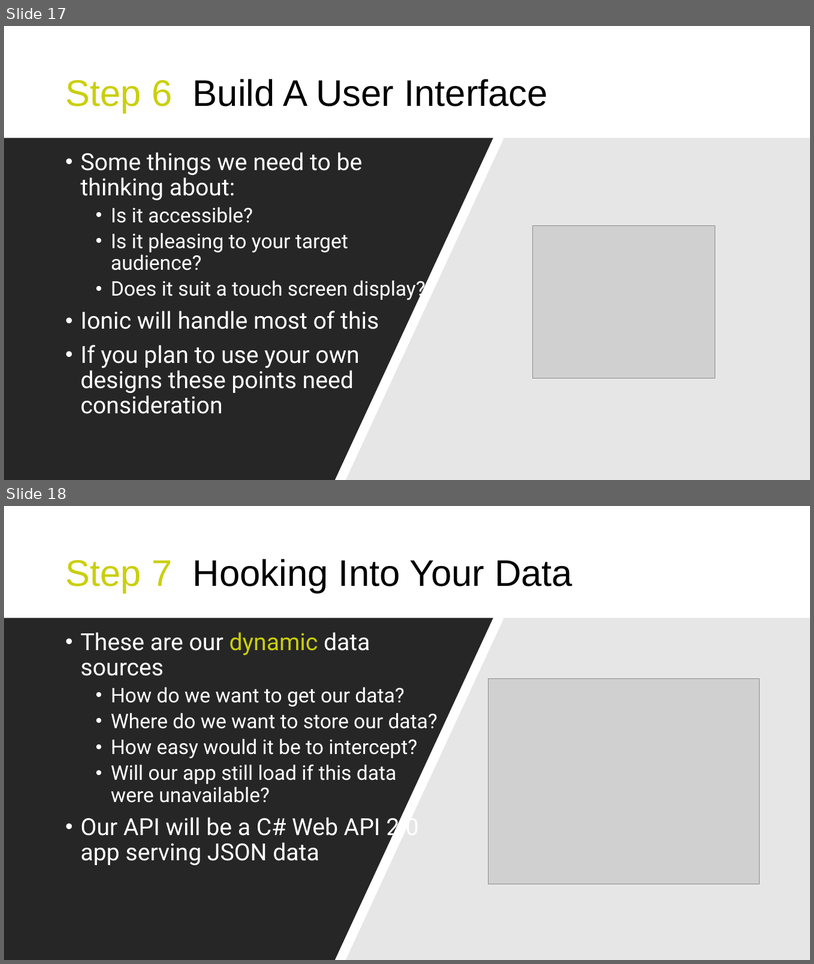
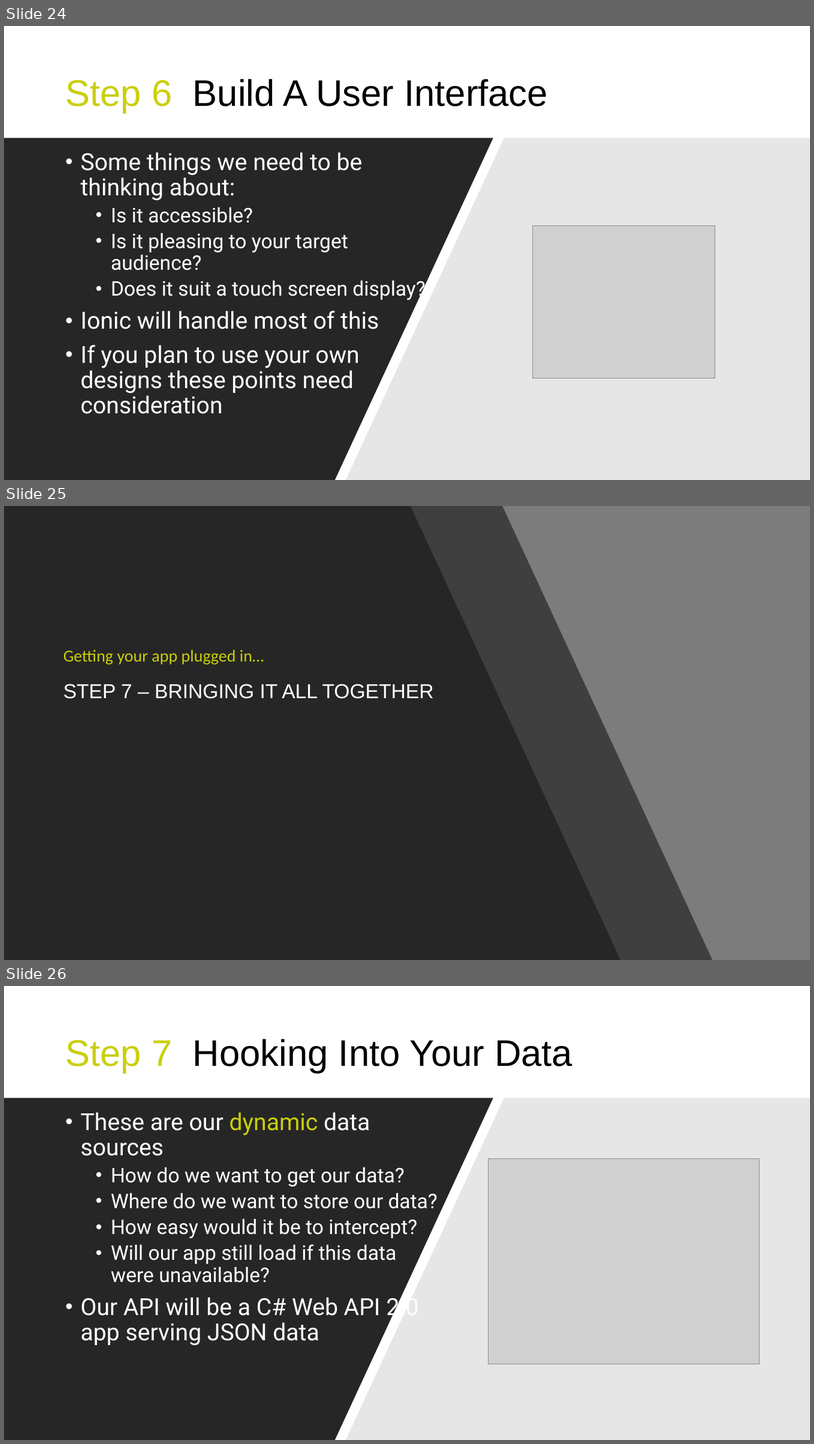
Before and after one commit to WebDevelopWolf/Training, a slide deck: Udemy/Lecture 1 - Application Design/Application Design - Screen.pptx. Shown one above the other, each under a label of ours: slides 17 and 18 before the commit, slides 24, 25 and 26 after it. The pictures are 814x964 and 814x1444 pixels, drawn with LibreOffice and Linux fonts; fonts in the diff are those of the drawing; grey boxes stand for pictures. Boxes give left, top, right and bottom in pixels: in the first picture for what was removed or moved away, otherwise in the second. Text is boxed around its words. In the diff, an @@ line names an element or a change of style, - is before the commit and + after.

```diff
--- a/Udemy/Lecture 1 - Application Design/Application Design - Screen.pptx
+++ b/Udemy/Lecture 1 - Application Design/Application Design - Screen.pptx
@@ slide 25 added at box(4, 506, 810, 960), background #7C7C7C; not listed: 1 template element that a slide beside it also shows @@
@@ rectangle added at box(4, 506, 810, 960), fill #7C7C7C @@
@@ freeform shape added at box(4, 506, 621, 960), fill #262626 @@
@@ freeform shape added at box(86, 506, 713, 960), fill #262626 at 70% opacity @@
@@ text added at box(63, 649, 264, 664), 20 pt, text #CACF0B @@
+Getting your app plugged in…
@@ title added at box(63, 684, 434, 699), 24 pt, text #FFFFFF @@
+STEP 7 – BRINGING IT ALL TOGETHER
@@ what was slide 17 is now slide 24 @@
@@ what was slide 18 is now slide 26 @@
```
Also in this commit, not shown: 1 slide changed, 8 other slides added, 46 other files.
